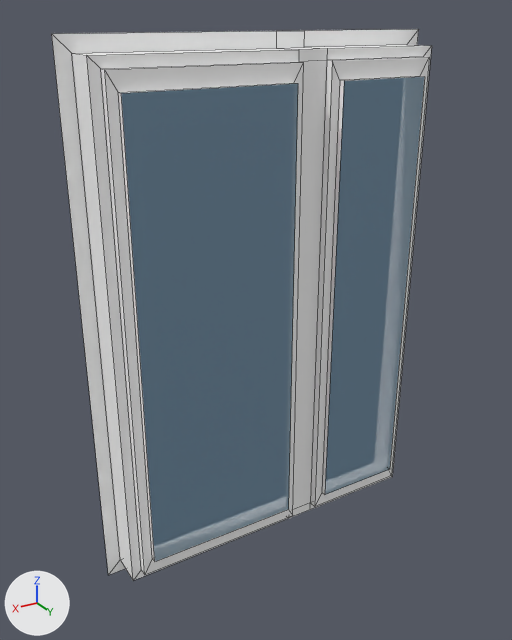
The FBX model p44/windows/p-44-window-stairs-2-pane.fbx, before and after one commit.
Before and after are seen from a camera (50 mm lens) standing at (1.63, 1.792, 1.645) and looking at (0.592, 0.064, 0.78). The lights are fixed; the arrows at lower left show +X, +Y and +Z. The older version comes first. Mesh edges are drawn as thin lines.

The older version as bpy lines, for what is in view:
```python
me_plane_036 = bpy.data.meshes.new('Plane.036')
me_plane_036.from_pydata(...)  # 56 vertices, 51 faces; spans x -0.03..1.12, y 0.0..0.16, z -0.03..1.6
# faces by material slot: [49, 2]
me_plane_036.materials.append(mat_plastic)  # white #ffffff
me_plane_036.materials.append(mat_glass)  # blue #6d94ad
ob_window_stairs_2_pane = bpy.data.objects.new('window-stairs-2-pane', me_plane_036)
ob_window_stairs_2_pane.location = (0.0, 0.0, 0.0)
```
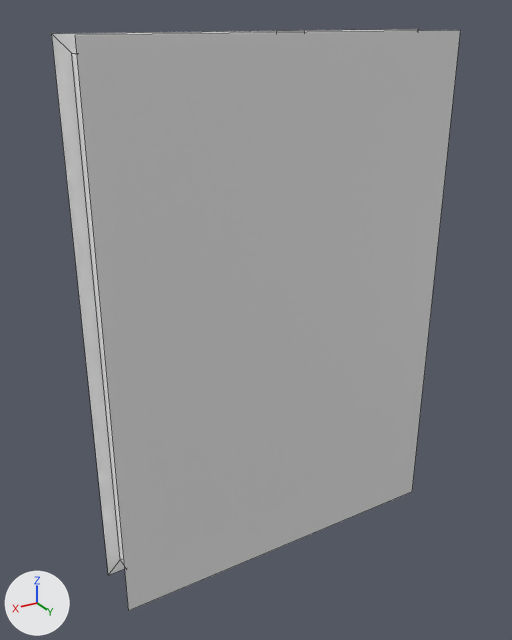
The change in detail:
Material 'paralax-interior-elevator' (mat_paralax_interior_elevator) is new.
Its base color is (0.8, 0.8, 0.8) (white #e7e7e7).
me_plane_036 is used by ob_window_stairs_2_pane; location (0.0, 0.0, 0.0).
Verts and faces of me_plane_036; kept vertices keep their numbers, new ones are numbered from 56.
me_plane_036 had 56 vertices, 51 faces and spanned x -0.03..1.12, y 0.0..0.16, z -0.03..1.6.
me_plane_036 now has 60 vertices, 52 faces and spans x -0.03..1.12, y 0.0..0.18, z -0.03..1.6.
Part 1, on me_plane_036:
New vertex 56 is at (-0.03, 0.18, -0.03), pixel (412, 491).
New vertex 57 is at (1.12, 0.18, -0.03), pixel (128, 610).
New vertex 58 is at (-0.03, 0.18, 1.6), pixel (460, 30).
New vertex 59 is at (1.12, 0.18, 1.6), pixel (75, 35).
New faces: (56, 57, 59, 58) (mat_paralax_interior_elevator (white #e7e7e7)).
me_plane_036 gains material mat_paralax_interior_elevator (white #e7e7e7).

Boxes [x1, y1, x2, y2] around the edits, measured in the pictures (512 x 640 px):
'window-stairs-2-pane', reshaped (7% wider)
    before: [52, 29, 432, 580]
    after: [52, 29, 460, 611]
part 1 of me_plane_036, added
    after: [75, 30, 460, 611]
